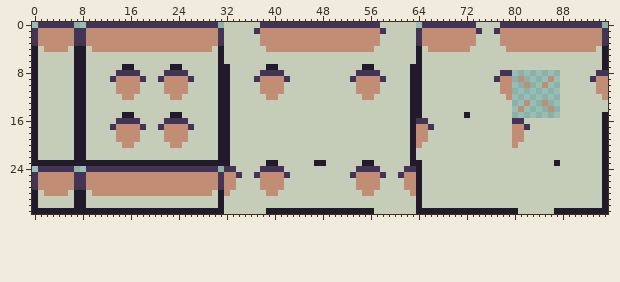
Sprite sheet, stored at GameOfWords/game/Art/TestSetNew.png. The picture above was drawn from the file before the commit.
The file is 96x32 pixels.
The result:
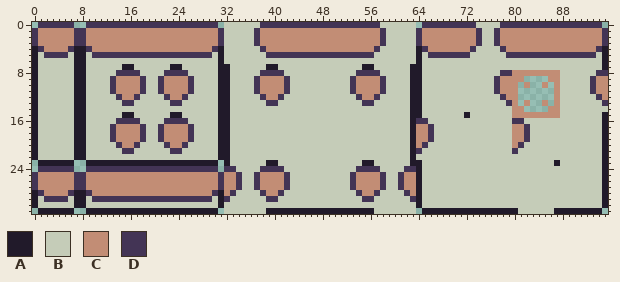
Palette (. is transparent): A #211a2a  B #c5ccb8  C #c28d75  D #433455
Difference:
Colour A becomes colour B in row 23 at x 47 to 48.
The author put colour C in row 8 at x 80 to 87; in rows 9 to 14 at x 80 and 87; in row 15 at x 80 to 87.
Colour B becomes colour D in rows 2 to 3 at x 37, 58, 74 and 77; in row 4 at x 1, 6, 9, 30, 38, 57, 65, 73, 78 and 94; in row 5 at x 2 to 5, 10 to 29, 39 to 56, 66 to 72 and 79 to 93; in rows 10 to 11 at x 13, 18, 21, 26, 37, 42, 53, 58, 77 and 93; in row 12 at x 14, 17, 22, 25, 38, 41, 54, 57, 78 and 94; in row 13 at x 15 to 16, 23 to 24, 39 to 40, 55 to 56, 79 and 95.
Colour B becomes colour D in rows 18 to 19 at x 13, 18, 21, 26, 66 and 82; in row 20 at x 14, 17, 22, 25, 65 and 81; in row 21 at x 15 to 16, 23 to 24, 64 and 80; in rows 26 to 27 at x 34, 37, 42, 53, 58 and 61; in row 28 at x 1, 6, 9, 30, 33, 38, 41, 54, 57 and 62; in row 29 at x 2 to 5, 10 to 29, 32, 39 to 40, 55 to 56 and 63.
Colour A is removed in row 23 at x 0, 7 to 8 and 31; in row 31 at x 0, 7 to 8, 31, 64 and 95.
